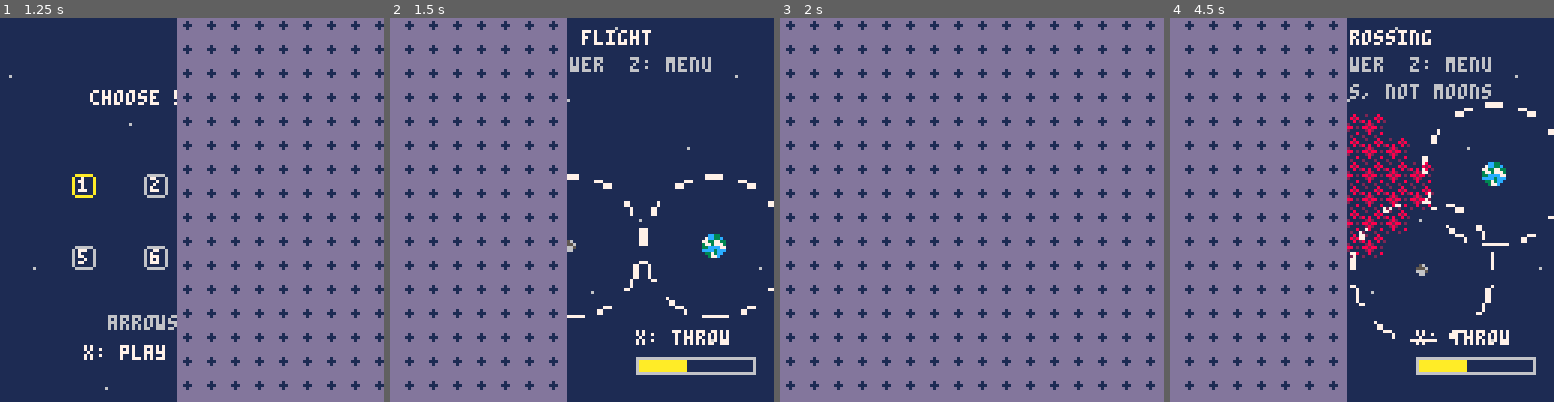
Above: before the commit, frames 1-4 (left to right).
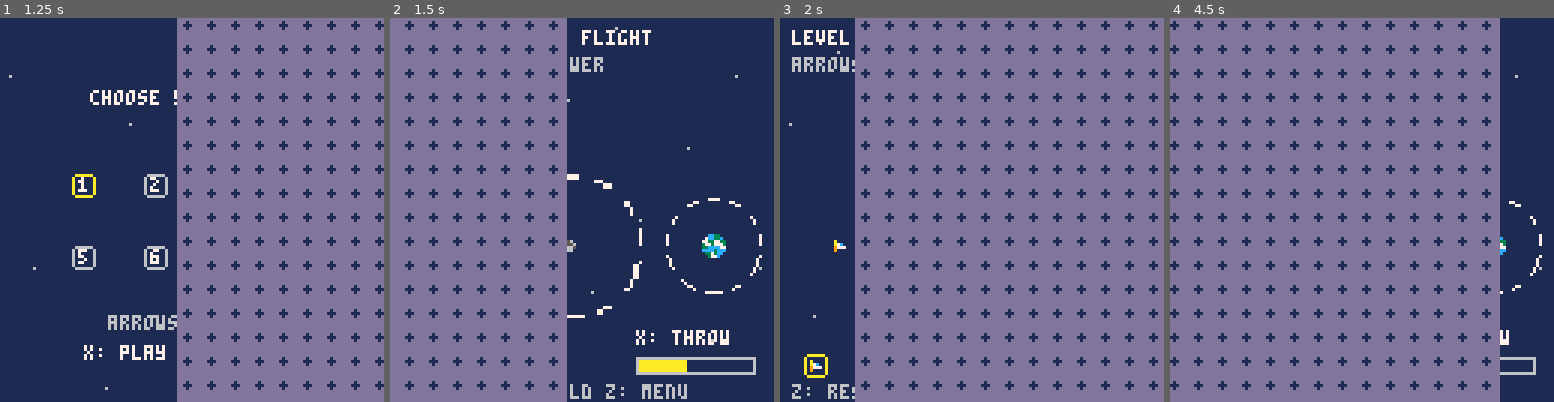
Above: after the commit, the same moments.

Repository: Jianwen-Ding/moon_shot
Game: PICO-8 cartridge moon_shot.p8
Two runs of this game, one before a commit and one after it. Both use one fixed random seed, a clock stepped at 60 frames per second and the inputs below.
Inputs:
- Up to frame 1 (1.25 s): tap X (X key) at 0.33, 1.07 s; tap O (Z key) at 0.7 s
- Up to frame 2 (1.5 s): no input
- Up to frame 3 (2 s): hold Right from 1.6 s (still down); tap O (Z key) at 1.7 s; tap X (X key) at 1.85 s
- Up to frame 4 (4.5 s): release Right at 2.1 s; tap O (Z key) every 0.4 s from 2.1 to 4.1 s; hold Up 2.15-2.42 s; hold Right 2.47-3.03 s; tap X (X key) at 2.97, 4.08 s; hold Left 3.08-3.58 s; hold Down 3.63-3.97 s; hold Right from 4.02 s (still down)

Frame 1 is identical in both runs. In frame 2, 1.6% of the frame differs, in the area x 46-100%, y 10-100%; in frame 3, 26%; in frame 4, 45%, in the area x 0-100%, y 0-100%.

Commit message:
basic level

Diff:
--- a/game_systems.lua
+++ b/game_systems.lua
@@ -37,6 +37,7 @@
 -- entity.collisions contains references to touching entities.
 Square_colliders = {}
 Circle_colliders = {}
+Gravity_colliders = {}
 Physics_components = {}
 Gravity_components = {}
 Sprite_components = {}
@@ -199,7 +200,7 @@
 end
 
 function goal_planet_spawn(x, y)
-    local entity = base_planet_spawn(x, y, Id_goal_planet_sprite, Id_default_gravity_sprite, 4, 24, 0.10, true)
+    local entity = base_planet_spawn(x, y, Id_goal_planet_sprite, Id_default_gravity_sprite, 4, 16, 0.20, true)
     entity.tag = "goal"
     entity.collided = goal_planet_collision
     return entity
@@ -211,7 +212,8 @@
     -- Set up gravity entity
     local gravity_entity = {transform=transform, collisions={}}
 
-    attach_component(gravity_entity, "circle_collider", {radius=range}, Circle_colliders)
+    gravity_collider = {radius=range}
+    attach_component(gravity_entity, "circle_collider", gravity_collider, Circle_colliders)
     attach_component(gravity_entity, "gravity_component", {force=force}, Gravity_components)
 
     attach_component(gravity_entity, "animation_component",
@@ -220,6 +222,7 @@
         {id=gravity_sprite, width=range*2, height=range*2, source_width=32, source_height=32}, Sprite_components)
 
     add(Entities, gravity_entity)
+    add(Gravity_colliders, gravity_collider)
     gravity_entity.tag = "gravity"
 
     -- Set up base entity
@@ -228,7 +231,7 @@
     attach_component(base_entity, "circle_collider", {radius=size/2}, Circle_colliders)
     attach_component(base_entity, "sprite_component", {id=sprite, width=8, height=8}, Sprite_components)
     if physics_enabled then
-        attach_component(base_entity, "physics_component", {vel_x=0, vel_y=0, drag=0.99}, Physics_components)
+        attach_component(base_entity, "physics_component", {vel_x=0, vel_y=0, drag=0.98}, Physics_components)
     end
 
     add(Entities, base_entity)
@@ -473,8 +476,10 @@
 
         if not this_entity.destroy_pending then
             local vel_mag = sqrt(physics_component.vel_x * physics_component.vel_x + physics_component.vel_y * physics_component.vel_y)
-            physics_component.vel_x = physics_component.vel_x / vel_mag
-            physics_component.vel_y = physics_component.vel_y / vel_mag
+            if vel_mag > 0 then
+                physics_component.vel_x = physics_component.vel_x / vel_mag
+                physics_component.vel_y = physics_component.vel_y / vel_mag
+            end
 
             local new_vel = mid(-5, vel_mag, 5)
             if physics_component.drag ~= nil and not under_pull then
--- a/main_menu.lua
+++ b/main_menu.lua
@@ -24,11 +24,13 @@
 -- Coordinate pairs use [1] for x/column and [2] for y/row.
 Current_menu_loc = {1, 1}
 Menu_bounds = {4, 2}
+local z_released = true
 
 function init_level_selector()
 end
 
 function main_menu_init()
+    z_released = not btn(4)
     local selected = mid(1, Current_level, #Levels)
     Current_menu_loc = {((selected-1)%Menu_bounds[1])+1, flr((selected-1)/Menu_bounds[1])+1}
 end
@@ -42,6 +44,8 @@
 end
 
 function main_menu_update()
+    -- Ignore the Z hold that brought us here until the button is released.
+    if not btn(4) then z_released = true end
     if btnp(0) ~= btnp(1) then
         if btnp(0) then
             Current_menu_loc[1] = max(Current_menu_loc[1] - 1, 1)
@@ -58,7 +62,7 @@
         end
     end
 
-    if btnp(4) then
+    if z_released and btnp(4) then
         transition("Title")
         return
     end
--- a/moon_shot.p8
+++ b/moon_shot.p8
@@ -187,14 +187,15 @@
 3232323232323232323432323232323232323232343232323232323232323232323232323232323232323232323232320000000000000000000000000000000033333333333333333333333333333333000000000000000000000000000000000000000000000000000000000000000000000000000000000000000000000000
 0000000000000000000000000000000000000000000000000000000000000000000000000000000000000000000000000000000000000000000000000000000000000000000000000000000000000000000000000000000000000000000000000000000000000000000000000000000000000000000000000000000000000000
 0000000000000000000000000000000000000000000000000000000000000000000000000000000000000000000000000000000000000000000000000000000000000000000000000000000000000000000000000000000000000000000000000000000000000000000000000000000000000000000000000000000000000000
-0000000000000000000000000000000000000000000000000000000000000000000000000000000000000000000000000000000000000000000000000000000000000000000000000000000000000000000000000000000000000000000000000000000000000000000000000000000000000000000000000000000000000000
-0000000000000000000000000000000000000000000000000000000000000000000000000000000000000000000000000000000000000000000000000000000000000000000000000000000000000000000000000000000000000000000000000000000000000000000000000000000000000000000000000000000000000000
-0000000000000000000000000000000000000000000000808000000000000000000000000000000000000000000000000000000000000000000000000000000000000000000000000000000000000000000000000000000000000000000000000000000000000000000000000000000000000000000000000000000012000000
-0000000000000000000000000000000000000000000080808080000000000000000000000000000000000000000000000000000000000000000000000000000000000000000000000000000000000000000000000000000000000000000000000000000000000000000000000000000000000000800000000000000000000000
-0000000000000000000000000000000000000000008080808080800000110000000000000000000000000000000000000000000000000000000000000011000000000000000000510000000000000000000000000000005000000000000000000000000000000000000000000011000000000000000050000051000000000000
-0000000000000000000000000000000000000000008080808080800000000000000000000000000000000000000000000000000000000000000000000000000000000000000000000000000000000000000000000000000000000000000000000000000000000000000000000000000000000000000000000000000000000000
-0000000000000000000000000000000000000000000080808080000000000000000000000000000000000000000000000000000000000000000000000000000000000000000000000000000000000000000000000000000000000000000000000000000000000000000000000000000000000000000000000000000000000000
-0000100000000012000000000011000000000000000000808000000000000000000010000000000090000000001100000000000000000000000000000000000000001000000000000000000000110000000010000000000000000000001100000000000000900000000000000000000000001000000000009000000000110000
-00000000000000000000000000000000000010000000000000001200000000000000000000000000000000000000000000001000000000a0a00000000000000000000000000000000000000000000000000000000000000000000000000000000000100000008000000000000000000000000000000000000000000000000000
-0000000000000000000000000000000000000000000000000000000000000000000000000000000000000000000000000000000000000000000000000000000000000000000000000000000000000000000000000000000000000000000000000000000000000000a00000000000000000000000000000000000000000000000
-000000000000000000000000000000000000000000000000000000000000000000000000000000000000000000000000000000000000000000000000000000000000000000000051000000000000000000000000000000500000000000000000000000000000000000000000000000000000000000005000005100a000000000
+0000000000000000000000000000000000000000000000000000000000000000000000000000009000000000000000000000000000000000000000000000000000000000000000000000000000000000000000000000000000000000000000000000000000000000000000000000000000000000000000000000000000000000
+0000000000000000000000000000000000000000000000000000000000000000000000000000909090000000000000000000000000000000000000000000000000000000000000000000000000000000000000000000000000000000000000000000000000000000000000000000000000000000000000000000000000000000
+0000000000000000000000000000000000000000000000808000000000000000000000000090909090900000110000000000000000000000000000000000000000000000000000000000000000000000000000000000000000000000000000000000000000000000000000000000000000000000000000000000000012000000
+0000000000000000000000000000000000000000000080808080000000000000000000000000909090000000000000000000000000000000000000000000000000000000000000000000000000000000000000000000000000000000000000000000000000000000000000000000000000000000800000000000000000000000
+0000000000000000000000000000000000000000008080808080800000110000000000000000009000000000000000000000000000000000000000000011000000000000000000510000000000000000000000000000005000000000000000000000000000000000000000000011000000000000000050000051000000000000
+000000000000000000000000000000000000000000808080808080000000000000000000000000a000000000000000000000000000000000000000000000000000000000000000000000000000000000000000000000000000000000000000000000000000000000000000000000000000000000000000000000000000000000
+0000000000000000000000000000000000000000000080808080000000000000000010000000a0a0a0000000000000000000000000000000000000000000000000000000000000000000000000000000000000000000000000000000000000000000000000000000000000000000000000000000000000000000000000000000
+000010000000001200000000001100000000000000000080800000000000000000000000000000a000000000000000000000000000000000000000000000000000001000000000000000000000110000000010000000000000000000001100000000000000900000000000000000000000001000000000009000000000110000
+00000000000000000000000000000000000010000000000000000000000000000000000000000080000000000000000000001000000000a0a00000000000000000000000000000000000000000000000000000000000000000000000000000000000100000008000000000000000000000000000000000000000000000000000
+0000000000000000000000000000000000000000000000000000000000000000000000000000808080500000000000000000000000000000000000000000000000000000000000000000000000000000000000000000000000000000000000000000000000000000a00000000000000000000000000000000000000000000000
+000000000000000000000000000000000000000000000000000000000000000000000000000080808000000000000000000000000000000000000000000000000000000000000051000000000000000000000000000000500000000000000000000000000000000000000000000000000000000000005000005100a000000000
+0000000000000000000000000000000000000000000000000000000000000000000000000000008000000000000000000000000000000000000000000000000000000000000000000000000000000000000000000000000000000000000000000000000000000000000000000000000000000000000000000000000000000000
--- a/player_systems.lua
+++ b/player_systems.lua
@@ -6,6 +6,10 @@
 Throw_inventory_sprites = {}
 Throw_inventory_level_ids = {}
 Thrown_self = false
+
+Restart_hold_duration = 1 -- seconds before a held Z returns to the main menu
+local z_hold_started_at = nil
+local z_hold_triggered = false
 
 Throw_cooldown = 15
 Throw_angle_speed = 0.01
@@ -22,6 +26,11 @@
 Ui_selected_frame_sprite = 49
 
 function player_systems_init()
+    -- Preserve a held Z across an automatic level restart or progression.
+    if not btn(4) then
+        z_hold_started_at = nil
+        z_hold_triggered = false
+    end
     Current_throw_angle = Active_level.angle or 0
     Current_throw_strength = mid(Throw_strength_min, Active_level.strength or 1, Throw_strength_max)
     Current_throw_cooldown = 0
@@ -41,9 +50,21 @@
 
 function player_systems_update()
     if Transition_state ~= "idle" then return end
-    if btnp(4) then
-        transition("MainMenu")
+    if btn(4) then
+        z_hold_started_at = z_hold_started_at or time()
+        if not z_hold_triggered and time()-z_hold_started_at >= Restart_hold_duration then
+            z_hold_triggered = true
+            transition("MainMenu")
+        end
         return
+    elseif z_hold_started_at then
+        local restart = not z_hold_triggered
+        z_hold_started_at = nil
+        z_hold_triggered = false
+        if restart then
+            transition("Gameplay", Current_level)
+            return
+        end
     end
     Current_throw_cooldown = max(0, Current_throw_cooldown-1)
     if Thrown_self or Level_failed or not Player_entity or not Player_entity.transform then return end
@@ -87,7 +108,8 @@
 
 function player_systems_draw()
     print("level "..Current_level.."  "..Active_level.name, 4, 4, 7)
-    print("arrows: aim/power  z: menu", 4, 13, 6)
+    print("arrows: aim/power", 4, 13, 6)
+    print("z: restart  hold z: menu", 4, 122, 6)
     if Active_level.hint then print(Active_level.hint, 4, 22, 6) end
 
     if not Thrown_self and not Level_failed and Player_entity and Player_entity.transform then
--- a/tests/gameplay_test.lua
+++ b/tests/gameplay_test.lua
@@ -397,7 +397,7 @@
         assert(entity.transform.x == 64 and entity.transform.y == 64)
         if entity.tag == "nebula" then
             assert(entity.square_collider and entity.square_collider.filter)
-            assert(entity.animation_component.frames == 2 and entity.animation_component.looped)
+            assert(entity.animation_component.frames == frame_count and entity.animation_component.looped)
             assert(entity.animation_component.base_id == id)
         end
         for frame_index = 0,frame_count-1 do
@@ -493,6 +493,47 @@
         check_ownership()
     end
 end)
+test("short Z press restarts on release and blocks simultaneous throwing", function()
+    begin_level(3)
+    local ship = Player_entity
+    frame({[4]=true},{[4]=true,[5]=true})
+    assert(Transition_state == "idle" and #Throw_inventory_ids == 1)
+    for _ = 1,5 do frame({[4]=true},{[4]=true}) end
+    assert(Transition_state == "idle", "restart fired before release")
+    frame({}, {[5]=true})
+    assert(Transition_state == "covering" and Transition_scene == "Gameplay" and Transition_level == 3)
+    assert(#Throw_inventory_ids == 1, "throw was processed with restart")
+    frames(20)
+    assert(Current_level == 3 and Player_entity ~= ship and #Throw_inventory_ids == 1)
+    frames(3)
+    assert(Transition_state == "idle", "restart repeated after release")
+end)
+test("held Z returns to main menu without restarting or auto-exiting to title", function()
+    begin_level(1)
+    for _ = 1,30 do
+        frame({[4]=true},{[4]=true})
+        assert(Transition_state == "idle", "hold fired before one second")
+    end
+    -- Allow one update for rounding at the one-second boundary.
+    for _ = 1,2 do frame({[4]=true},{[4]=true}) end
+    assert(Transition_state == "covering" and Transition_scene == "MainMenu" and Transition_level == nil)
+    for _ = 1,40 do frame({[4]=true},{[4]=true}) end
+    assert(Scene == "MainMenu" and Transition_state == "idle", "held Z exited menu")
+    frame()
+    frame({[4]=true},{[4]=true})
+    assert(Transition_scene == "Title")
+end)
+test("held Z survives automatic death restart and still reaches main menu", function()
+    begin_level(1)
+    Player_entity.transform.x = 137
+    attach_component(Player_entity,"physics_component",{vel_x=0,vel_y=0},Physics_components)
+    frame({[4]=true},{[4]=true})
+    assert(Level_failed)
+    for _ = 1,31 do frame({[4]=true},{[4]=true}) end
+    assert(Transition_scene == "MainMenu", "automatic restart reset Z hold timer")
+    for _ = 1,20 do frame({[4]=true},{[4]=true}) end
+    assert(Scene == "MainMenu" and Transition_state == "idle")
+end)
 test("all eight levels are playable through throwing and ship flight", function()
     Completed_levels, Campaign_complete, Latest_level = {},false,0
     for index = 1,#Levels do
--- a/title_screen.lua
+++ b/title_screen.lua
@@ -1,7 +1,9 @@
 -- Map tile origin of the title's 16x16 region.
 Title_screen_sprite = {0, 0}
+local z_released = true
 
 function title_screen_init()
+    z_released = not btn(4)
 end
 
 function title_screen_teardown()
@@ -9,7 +11,9 @@
 end
 
 function title_screen_update()
-    if btnp(4) or btnp(5) then
+    -- A Z held while returning here must not auto-repeat into the menu.
+    if not btn(4) then z_released = true end
+    if (z_released and btnp(4)) or btnp(5) then
         transition("MainMenu")
     end
 end
Not shown, changed: README.md
Not shown, removed: Screenshot 2026-09-11 at 10.47.24 PM.png
